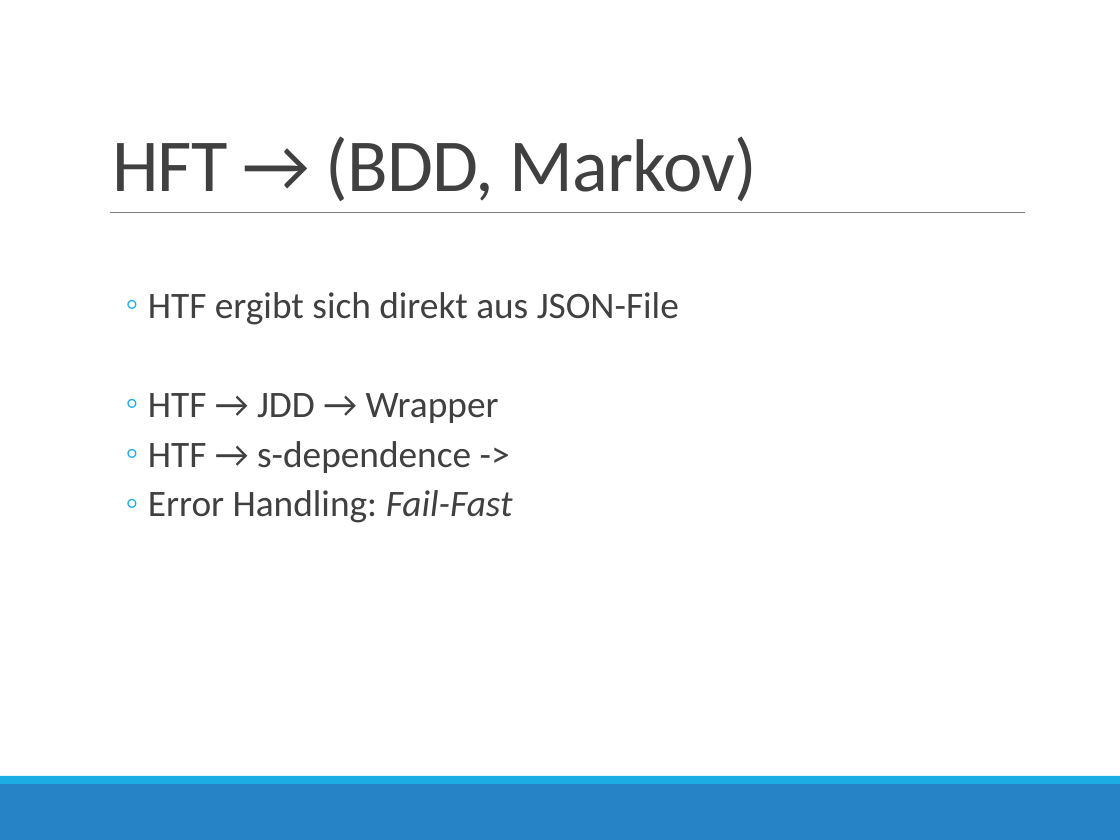
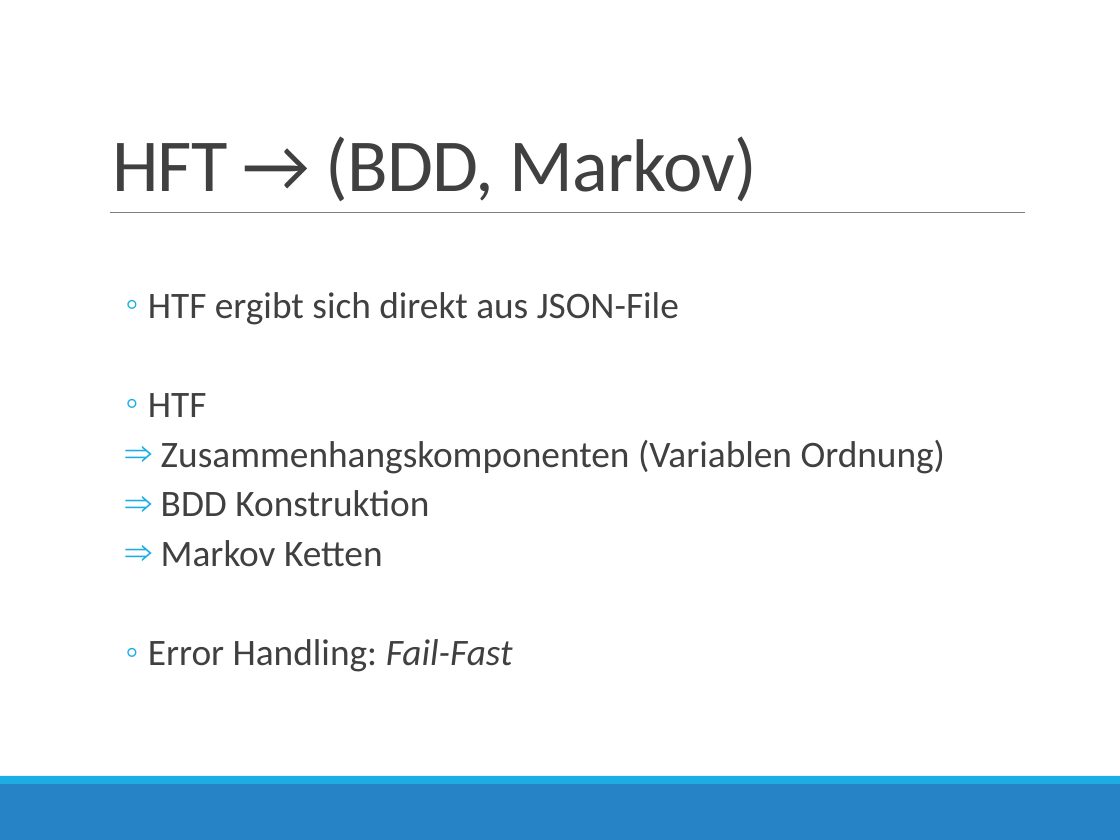
Before and after one commit to AndreMann90/fart_fssd, a slide deck: slide 6 of doc/Programmier-Projekt-Praesi.pptx (slide 5 before the commit). Drawn at 1120x840 pixels with LibreOffice and Linux fonts; fonts in the diff are those of the drawing. Boxes give left, top, right and bottom in pixels: in the first picture for what was removed or moved away, otherwise in the second. Text is boxed around its words. In the diff, an @@ line names an element or a change of style, - is before the commit and + after.

```diff
--- a/doc/Programmier-Projekt-Praesi.pptx
+++ b/doc/Programmier-Projekt-Praesi.pptx
@@ text at [148, 393, 945, 567]: text changed @@
-  ◦ HTF → JDD → Wrapper
-  ◦ HTF → s-dependence ->
+  ◦ HTF
+  ⇒ Zusammenhangskomponenten (Variablen Ordnung)
+  ⇒ BDD Konstruktion
+  ⇒ Markov Ketten
```
Also in this commit, not shown: 5 other slides changed, 2 slides added, 1 slide removed.
